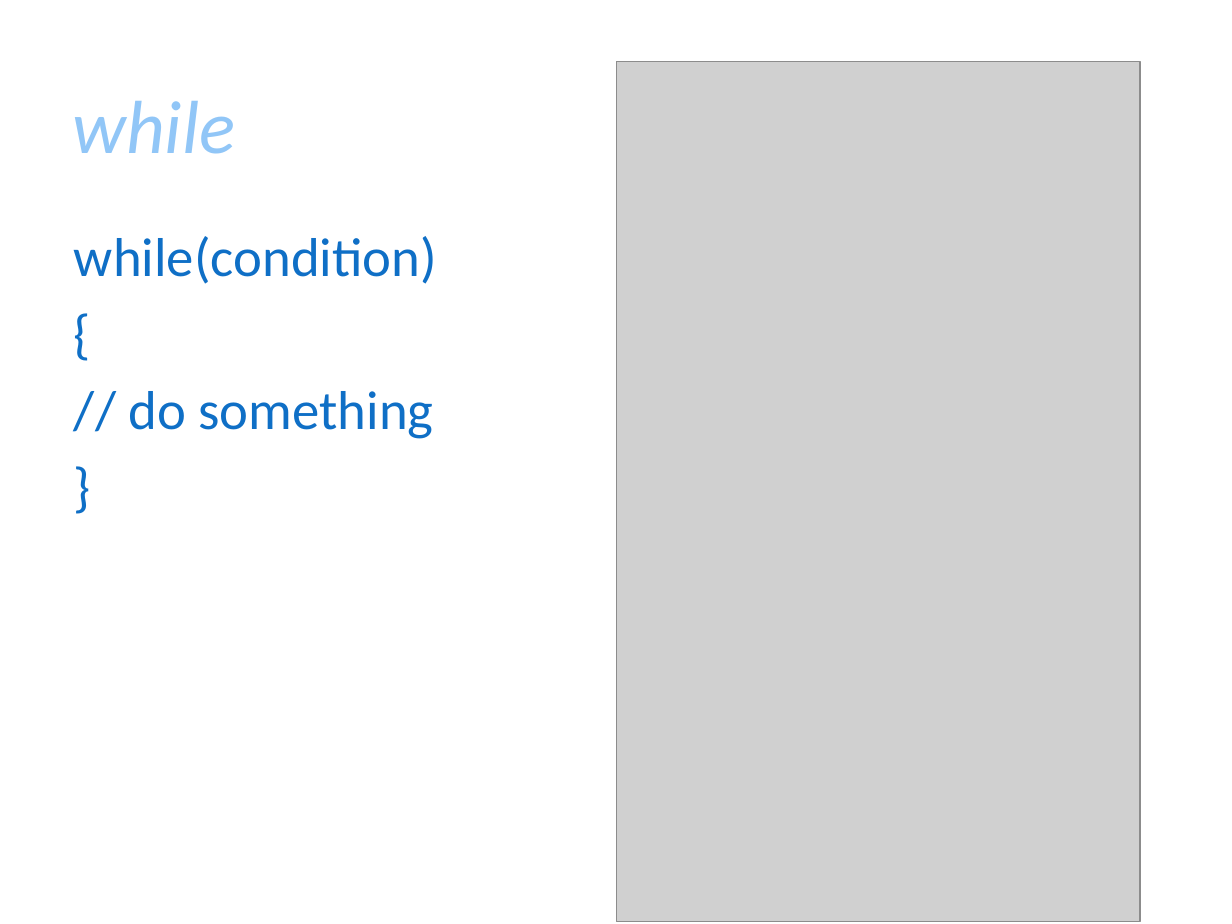
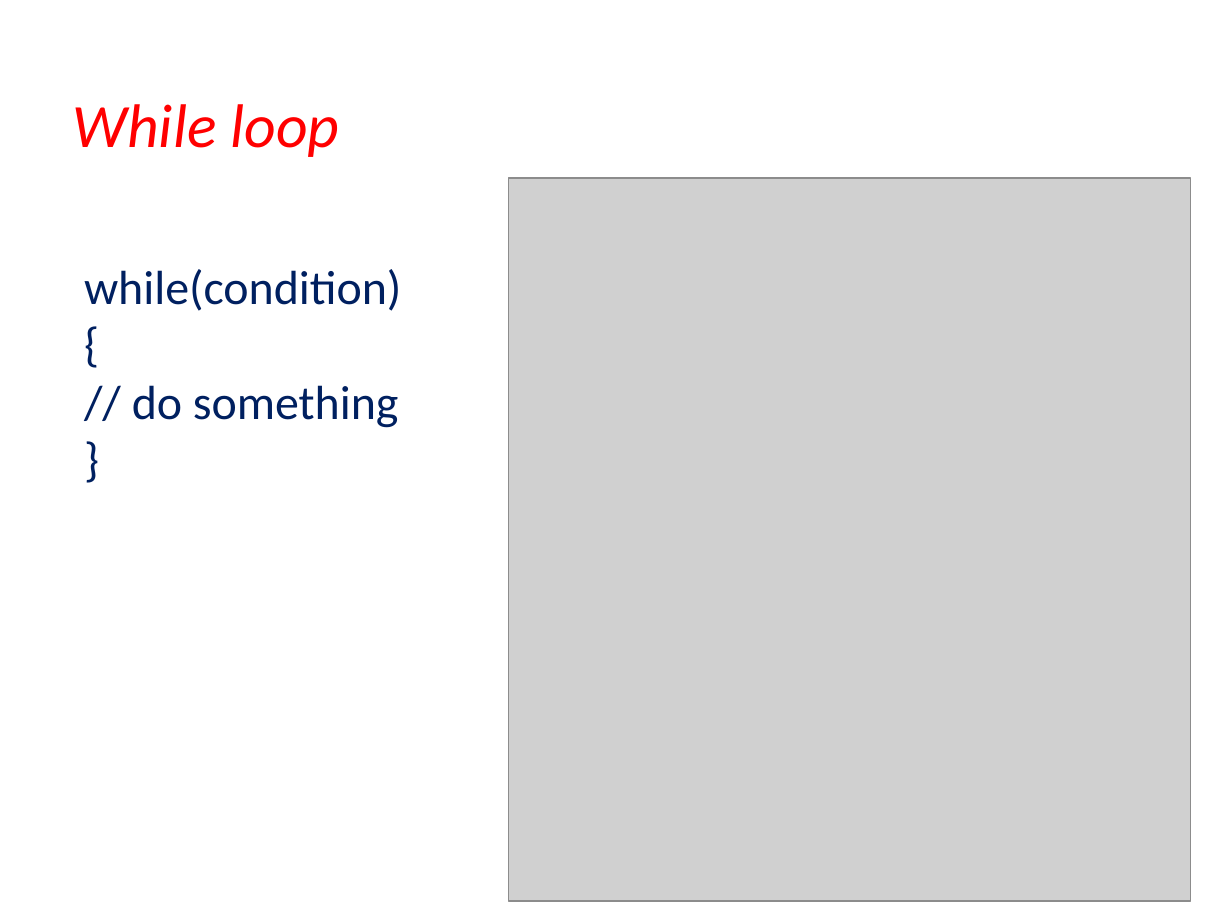
Before and after one commit to vishalamc/CAP489, a slide deck: slide 38 of typescriptVariablesTypesCntrolStructure.pptx (slide 35 before the commit). Drawn at 1232x924 pixels with LibreOffice and Linux fonts; fonts in the diff are those of the drawing; grey boxes stand for pictures; background and template pictures are left out. Boxes give left, top, right and bottom in pixels: in the first picture for what was removed or moved away, otherwise in the second. Text is boxed around its words. In the diff, an @@ line names an element or a change of style, - is before the commit and + after.

```diff
--- a/typescriptVariablesTypesCntrolStructure.pptx
+++ b/typescriptVariablesTypesCntrolStructure.pptx
@@ title at (72, 104, 339, 157): text changed; size 44 to 36 pt; text colour #91C6F7 to #FF0000 @@
-while
+While loop
@@ picture: place and size @@
-picture at (616, 62, 1140, 922)
+picture at (509, 179, 1191, 902)
@@ text "while(condition)": place and size @@
-text "while(condition)" at (74, 236, 437, 439)
+text "while(condition)" at (84, 269, 401, 428)
@@ text "while(condition)" at (84, 269, 401, 428): size 32 to 28 pt, text colour #0F6FC6 to #002060; less space between paragraphs @@
```
Also in this commit, not shown: 25 other slides changed, 5 slides added, 2 slides removed, 5 other files.
